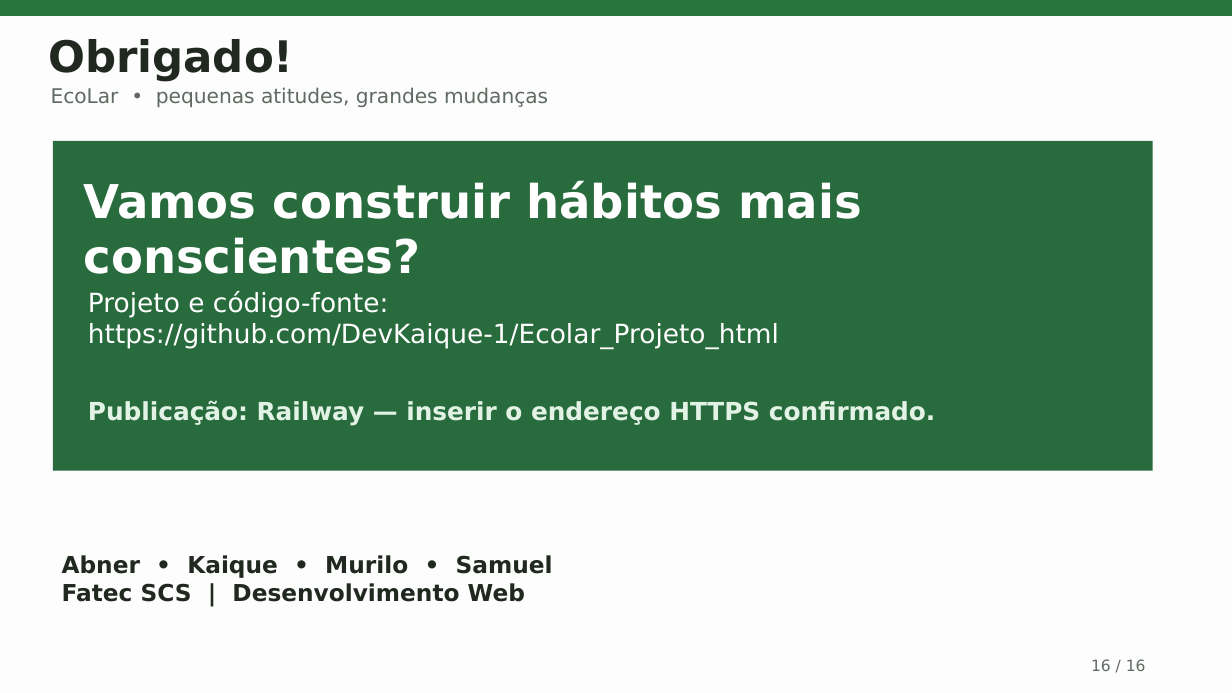
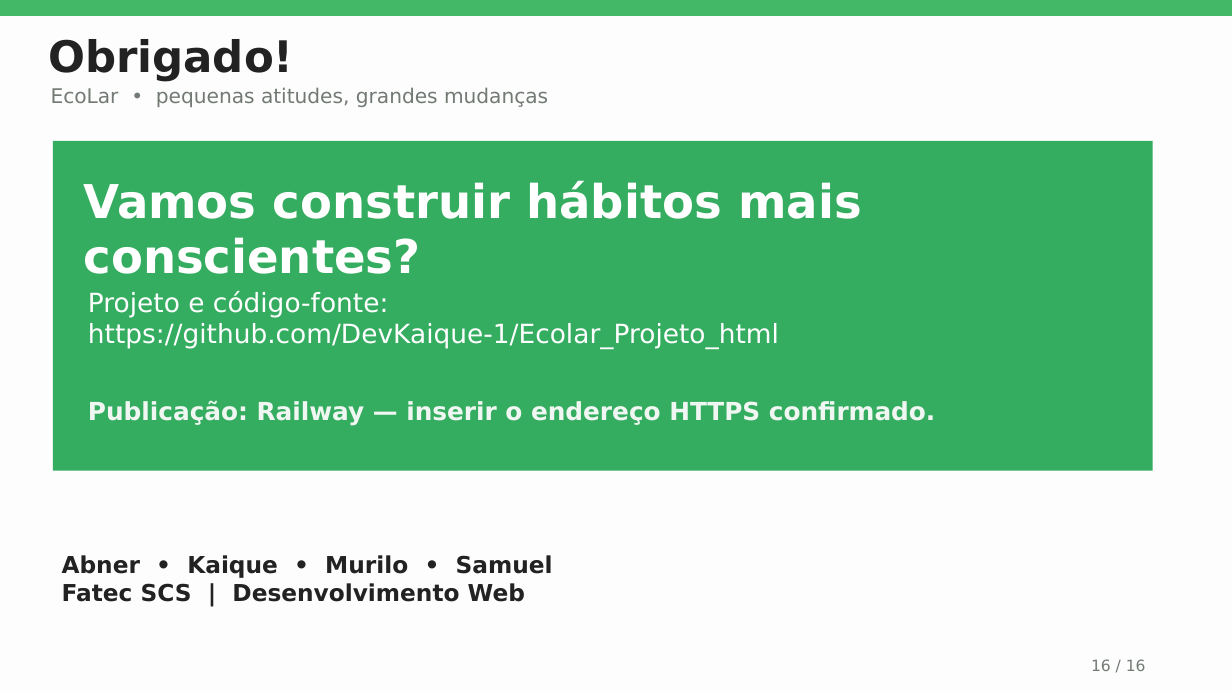
Before and after one commit to DevKaique-1/Ecolar_Projeto_html, a slide deck: slide 16 of docs/apresentacao-ecolar.pptx. Drawn at 1232x693 pixels with LibreOffice and Linux fonts; fonts in the diff are those of the drawing. Boxes give left, top, right and bottom in pixels: in the first picture for what was removed or moved away, otherwise in the second. Text is boxed around its words. In the diff, an @@ line names an element or a change of style, - is before the commit and + after.

```diff
--- a/docs/apresentacao-ecolar.pptx
+++ b/docs/apresentacao-ecolar.pptx
@@ rectangle at (0, 0, 1232, 16): fill #28753F to #43B968 @@
@@ text "Obrigado!" at (48, 39, 293, 82): text colour #202820 to #222222 @@
@@ text "EcoLar • pequenas atitudes, grandes ..." at (51, 87, 548, 107): text colour #606A62 to #737A74 @@
@@ rectangle at (53, 141, 1153, 471): fill #286B3D to #35AD60 @@
@@ text "Publicação: Railway — inserir o ..." at (88, 400, 935, 426): text colour #E2F2E5 to #F0F6F1 @@
@@ text "16 / 16" at (1091, 659, 1146, 671): text colour #606A62 to #737A74 @@
```
Also in this commit, not shown: 15 other slides changed, 3 other files.
